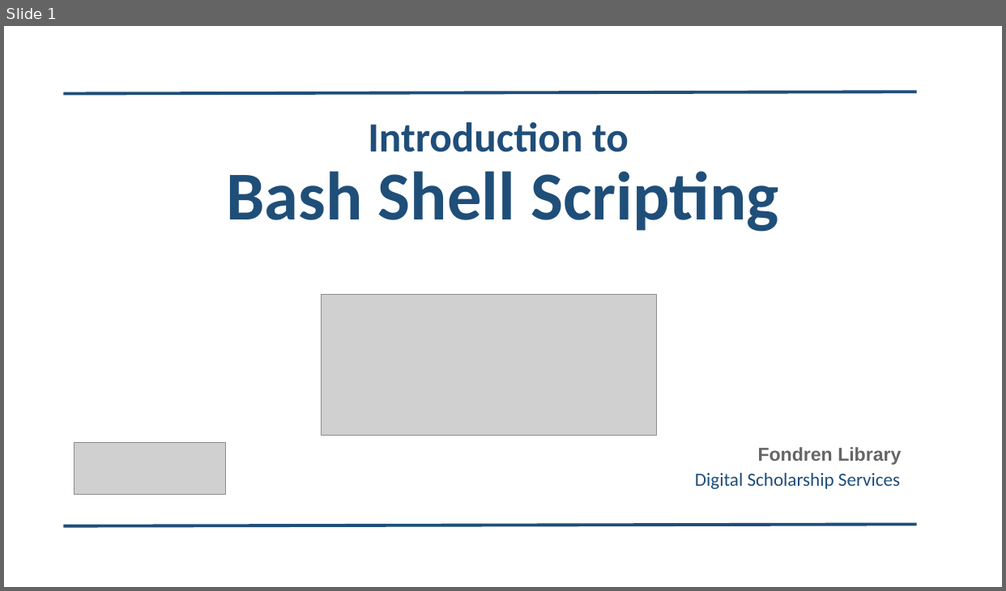
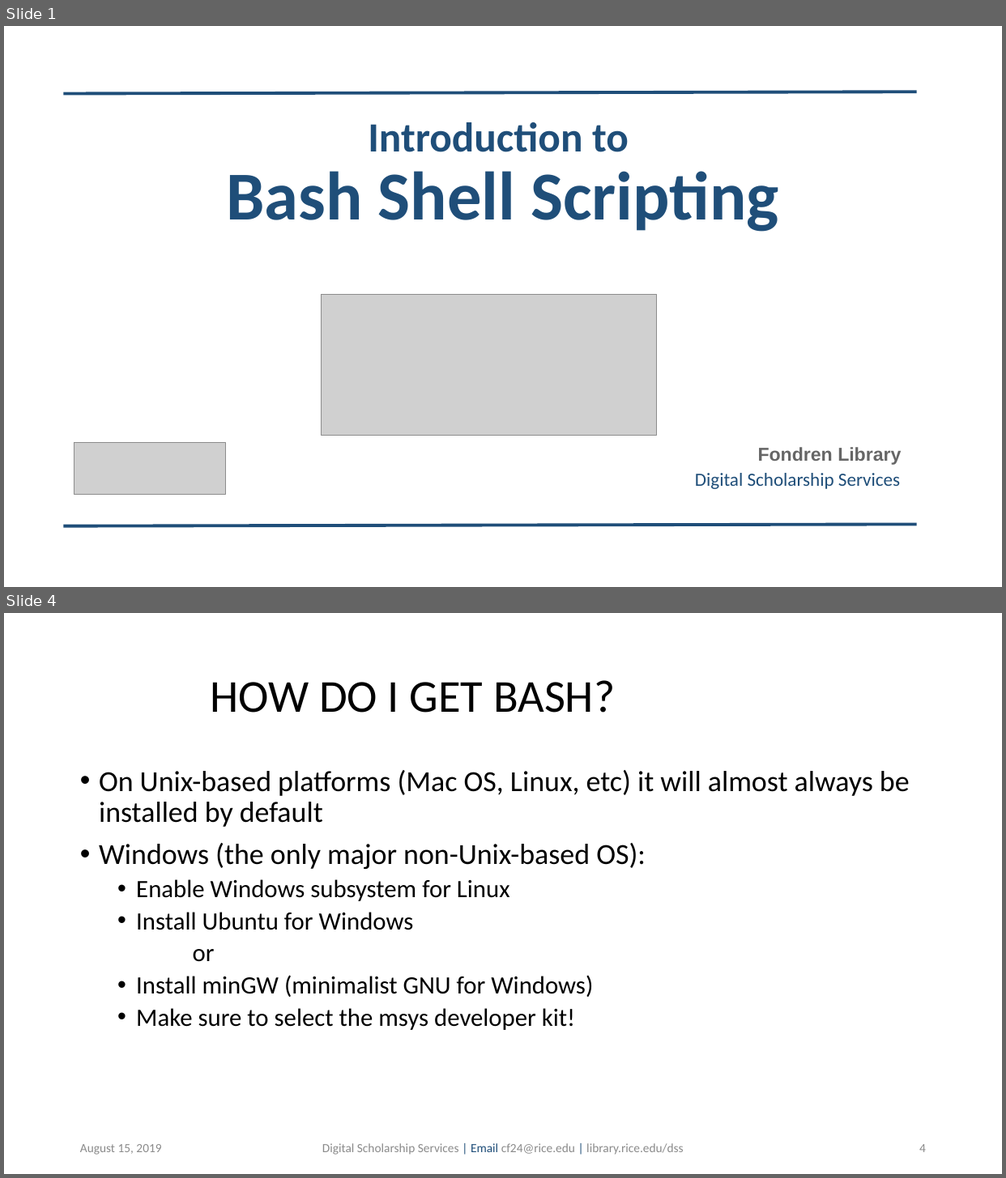
Before and after one commit to bakitybacon/rice-data-and-donuts, a slide deck: bash/Introduction to Bash.pptx. Shown one above the other, each under a label of ours: slide 1 before the commit, slides 1 and 4 after it; the slides between them are not shown. The pictures are 1006x591 and 1006x1178 pixels, drawn with LibreOffice and Linux fonts; fonts in the diff are those of the drawing; grey boxes stand for pictures; background and template pictures are left out. Boxes give left, top, right and bottom in pixels: in the first picture for what was removed or moved away, otherwise in the second. Text is boxed around its words. In the diff, an @@ line names an element or a change of style, - is before the commit and + after.

```diff
--- a/bash/Introduction to Bash.pptx
+++ b/bash/Introduction to Bash.pptx
@@ slide 4 added at (x1=4, y1=613, x2=1002, y2=1174), background #FFFFFF @@
@@ title added at (x1=210, y1=680, x2=615, y2=713), 44 pt, text #000000 @@
+HOW DO I GET BASH?
@@ text added at (x1=99, y1=770, x2=910, y2=1030), 24 pt, text #000000 @@
+• On Unix-based platforms (Mac OS, Linux, etc) it will almost always be installed by default
+• Windows (the only major non-Unix-based OS):
+  • Enable Windows subsystem for Linux
+  • Install Ubuntu for Windows
+  or
+  • Install minGW (minimalist GNU for Windows)
+  • Make sure to select the msys developer kit!
@@ text added at (x1=80, y1=1144, x2=161, y2=1155), 12 pt, text #8C8C8C @@
+August 15, 2019
@@ text added at (x1=322, y1=1144, x2=683, y2=1155), 12 pt, text #8C8C8C @@
+Digital Scholarship Services | Email cf24@rice.edu | library.rice.edu/dss
@@ page number added at (x1=919, y1=1144, x2=926, y2=1152), 12 pt, text #8C8C8C @@
+4
```
Also in this commit, not shown: 1 slide changed, 41 other slides added.
